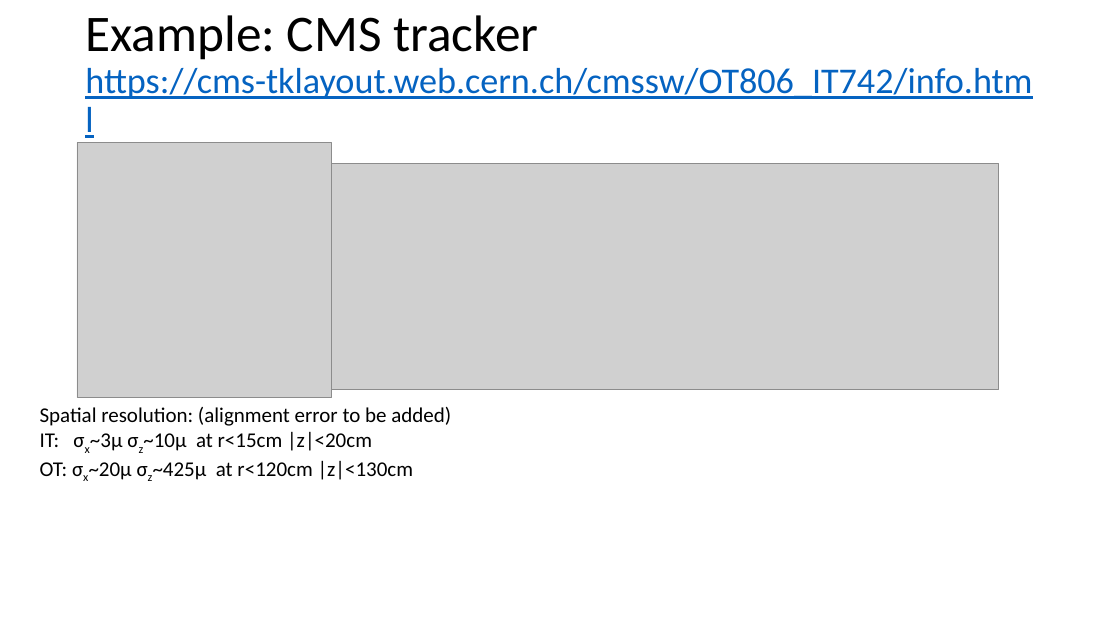
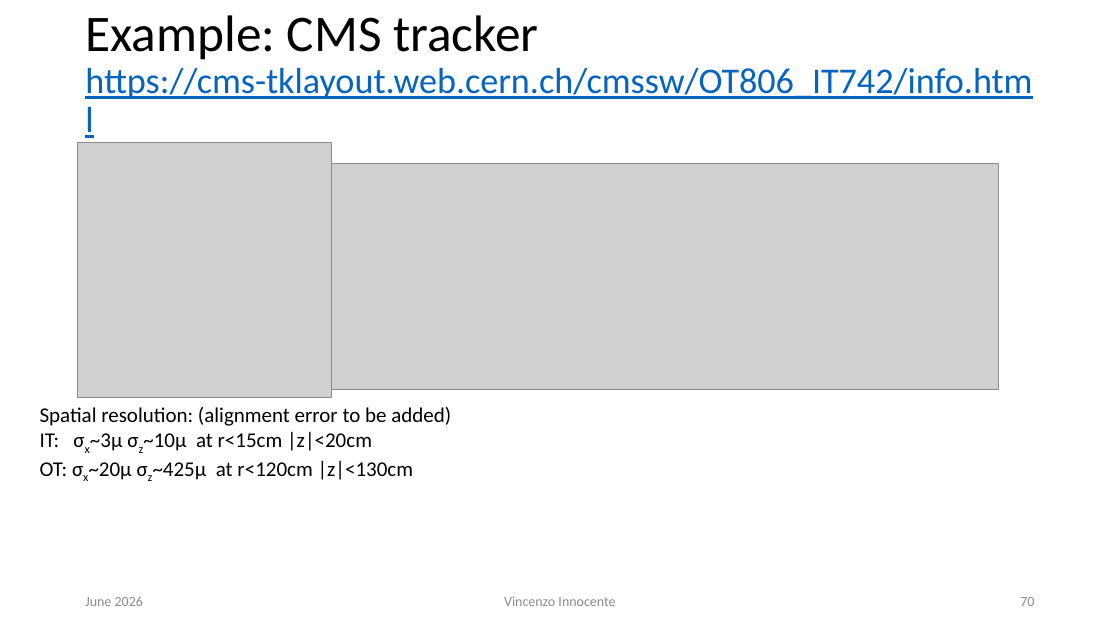
Before and after one commit to VinInn/FPCourse, a slide deck: slide 70 of Slides/FPforScientist.pptx. Drawn at 1120x630 pixels with LibreOffice and Linux fonts; fonts in the diff are those of the drawing; grey boxes stand for pictures. Boxes give left, top, right and bottom in pixels: in the first picture for what was removed or moved away, otherwise in the second. Text is boxed around its words. In the diff, an @@ line names an element or a change of style, - is before the commit and + after.

```diff
--- a/Slides/FPforScientist.pptx
+++ b/Slides/FPforScientist.pptx
@@ text added at (85, 596, 143, 606), 12 pt, text #8C8C8C @@
+June 2026
@@ text added at (504, 596, 615, 606), 12 pt, text #8C8C8C @@
+Vincenzo Innocente
@@ page number added at (1020, 597, 1034, 606), 12 pt, text #8C8C8C @@
+70
```
Also in this commit, not shown: 70 other slides changed, 1 slide added, 1 slide removed, 1 other file.
